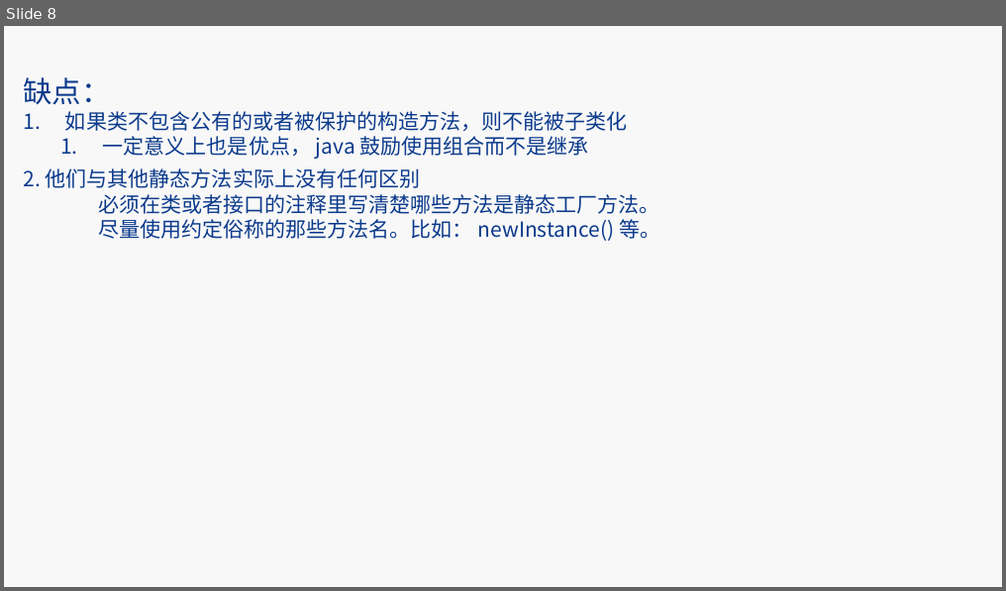
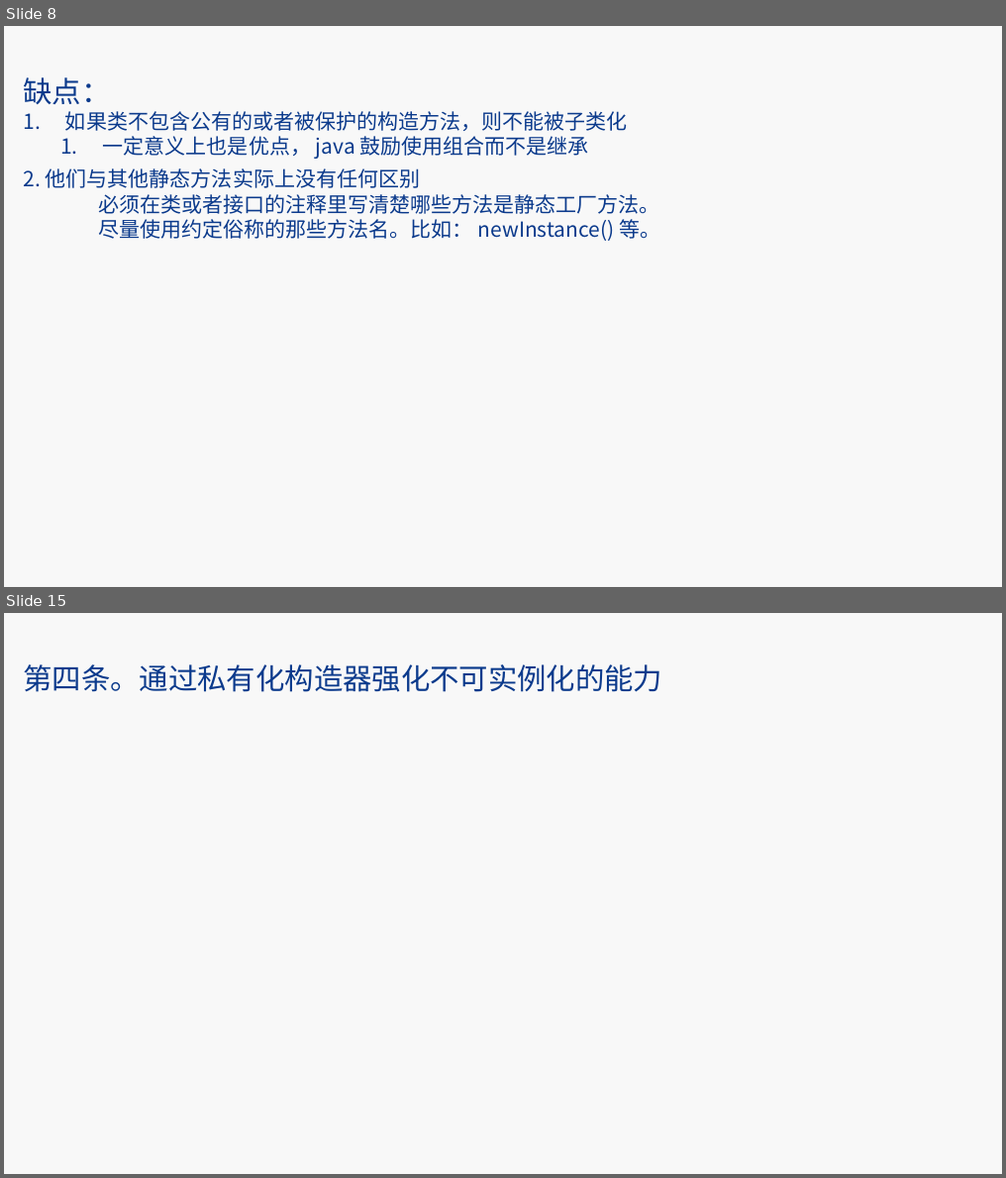
Before and after one commit to kinghaoyu/effectivejava, a slide deck: src/main/resources/ppt/后端技术分享之日常开发中的常用技巧.pptx. Shown one above the other, each under a label of ours: slide 8 before the commit, slides 8 and 15 after it; the slides between them are not shown. The pictures are 1006x591 and 1006x1178 pixels, drawn with LibreOffice and Linux fonts; fonts in the diff are those of the drawing; background and template pictures are left out. Boxes give left, top, right and bottom in pixels: in the first picture for what was removed or moved away, otherwise in the second. Text is boxed around its words. In the diff, an @@ line names an element or a change of style, - is before the commit and + after.

```diff
--- a/src/main/resources/ppt/后端技术分享之日常开发中的常用技巧.pptx
+++ b/src/main/resources/ppt/后端技术分享之日常开发中的常用技巧.pptx
@@ slide 15 added at bbox=[4, 613, 1002, 1174], background #F8F8F8 @@
@@ text added at bbox=[23, 664, 662, 692], 28 pt, text #0B3A8C @@
+第四条。通过私有化构造器强化不可实例化的能力
```
Also in this commit, not shown: 3 slides changed, 7 other slides added, 3 slides removed, 4 other files.
